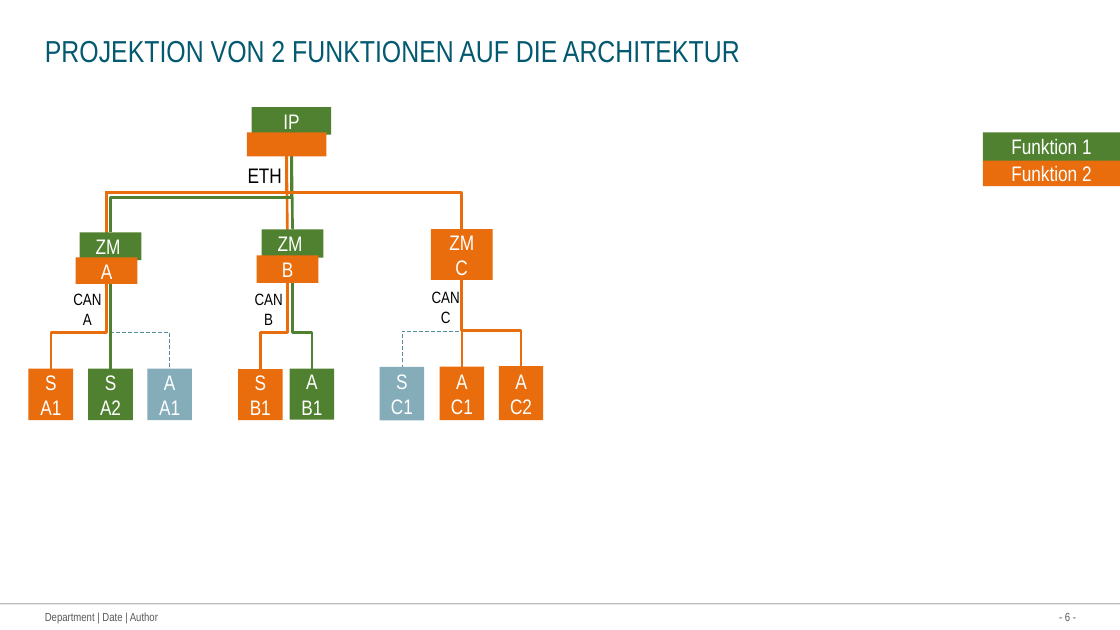
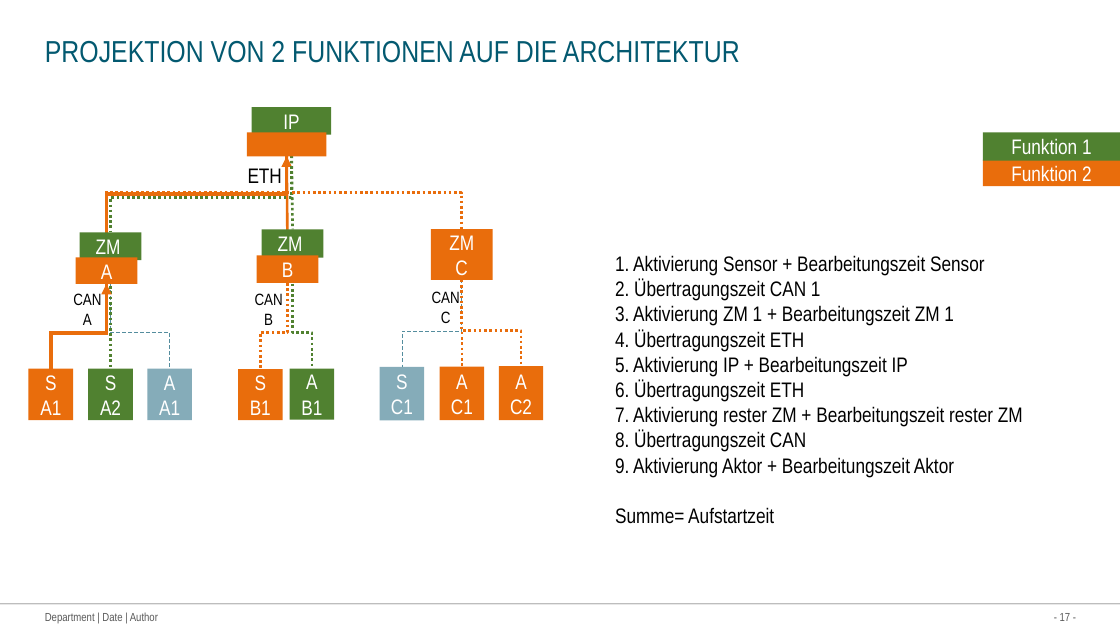
Before and after one commit to lcxone1/github-repo, a slide deck: slide 17 of 20230109_Midterm.pptx (slide 6 before the commit). Drawn at 1120x630 pixels with LibreOffice and Linux fonts; fonts in the diff are those of the drawing. Boxes give left, top, right and bottom in pixels: in the first picture for what was removed or moved away, otherwise in the second. Text is boxed around its words. In the diff, an @@ line names an element or a change of style, - is before the commit and + after.

```diff
--- a/20230109_Midterm.pptx
+++ b/20230109_Midterm.pptx
@@ elbow line (292, 134) - (111, 233): stroke #508130 2.25 pt to #508130 2.25 pt dashed @@
@@ line (292, 134) - (292, 229): stroke #508130 2.25 pt to #508130 2.25 pt dashed @@
@@ elbow line (107, 257) - (287, 156): stroke #E96D0C 2.25 pt to #E96D0C 2.25 pt dashed @@
@@ elbow arrow added from (107, 257) to (287, 156), #E96D0C 3 pt @@
@@ elbow line (287, 156) - (462, 229): stroke #E96D0C 2.25 pt to #E96D0C 2.25 pt dashed @@
@@ elbow line (111, 260) - (111, 369): stroke #508130 2.25 pt to #508130 2.25 pt dashed @@
@@ elbow line (292, 258) - (312, 369): stroke #508130 2.25 pt to #508130 2.25 pt dashed @@
@@ text added at (615, 255, 1023, 524), 18 pt, text #000000 @@
+1. Aktivierung Sensor + Bearbeitungszeit Sensor
+2. Übertragungszeit CAN 1
+3. Aktivierung ZM 1 + Bearbeitungszeit ZM 1
+4. Übertragungszeit ETH
+5. Aktivierung IP + Bearbeitungszeit IP
+6. Übertragungszeit ETH
+7. Aktivierung rester ZM + Bearbeitungszeit rester ZM
+8. Übertragungszeit CAN
+9. Aktivierung Aktor + Bearbeitungszeit Aktor
+Summe= Aufstartzeit
@@ elbow line (107, 284) - (51, 369): stroke #E96D0C 2.25 pt to #E96D0C 2.25 pt dashed @@
@@ elbow arrow added from (51, 369) to (107, 284), #E96D0C 3 pt @@
@@ elbow line (287, 283) - (260, 370): stroke #E96D0C 2.25 pt to #E96D0C 2.25 pt dashed @@
@@ elbow line (462, 280) - (462, 366): stroke #E96D0C 2.25 pt to #E96D0C 2.25 pt dashed @@
@@ elbow line (462, 280) - (521, 366): stroke #E96D0C 2.25 pt to #E96D0C 2.25 pt dashed @@
@@ page number at (1060, 613, 1071, 621): text changed @@
-- 6 -
+- 17 -
```
Also in this commit, not shown: 6 other slides changed, 2 slides added, 2 slides removed.
